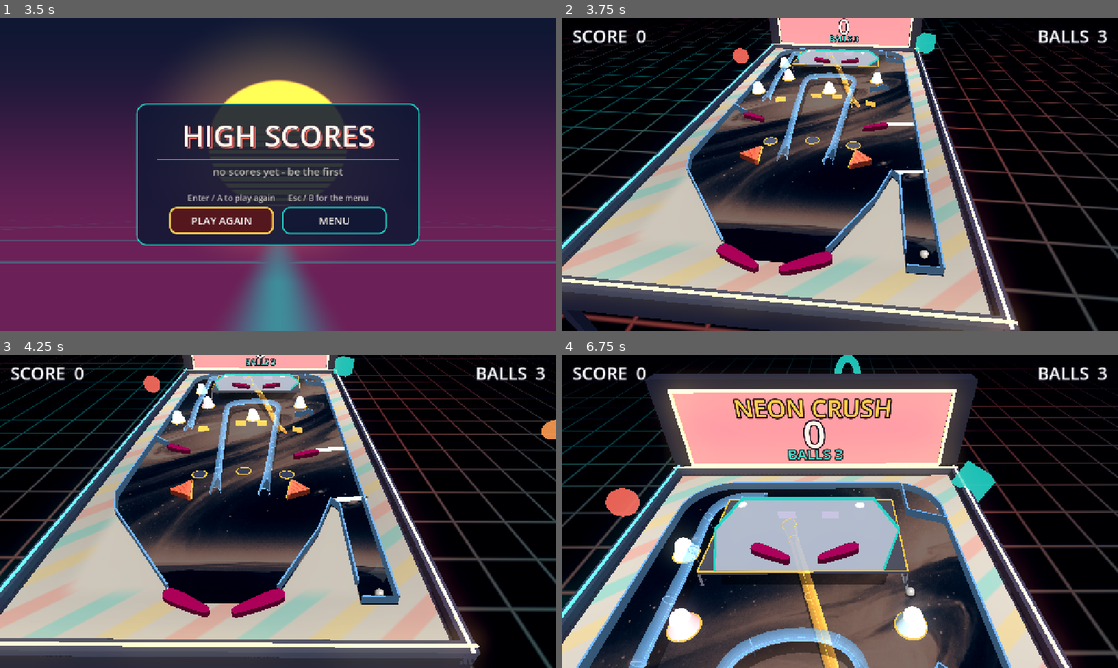
Above: before the commit, frames 1-4 (two rows, left to right).
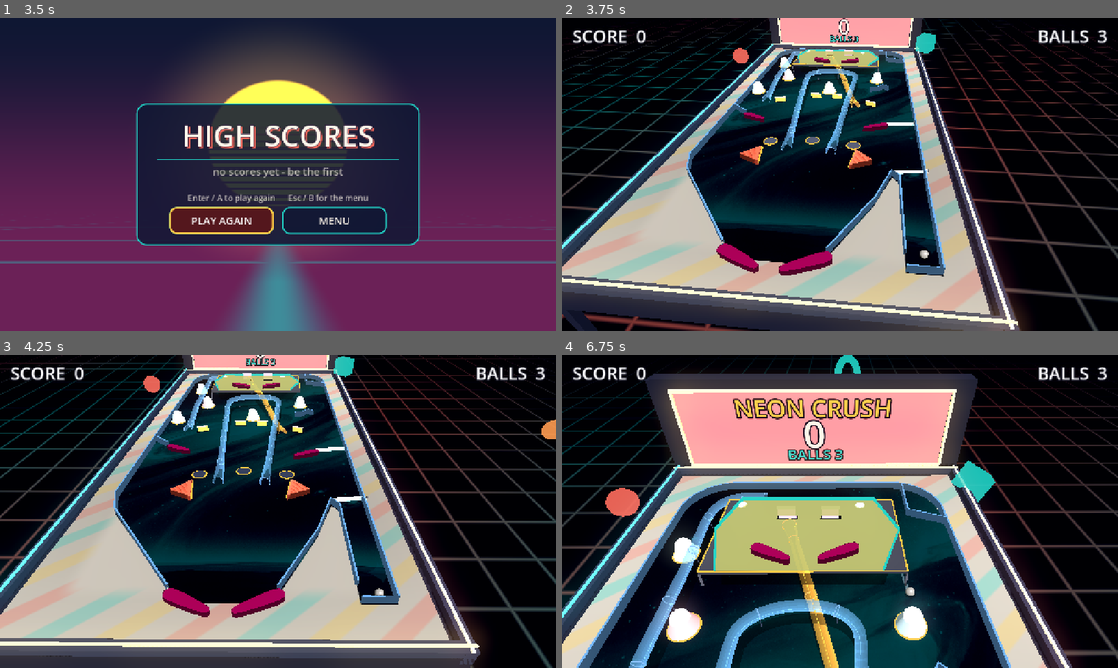
Above: after the commit, the same moments.

Repository: eddieedease/gdpb
Game: Godot game, scene res://scenes/table_select.tscn
The game is run twice, just before and just after one commit, with the same random seed, the same clock (stepped at 60 frames per second) and the same inputs. Sound files missing from this copy of the repository are replaced by a short silence.
Inputs:
- Up to frame 1 (3.5 s): hold E (nudge_right) 0.53-1.28 s; tap Backspace at 0.6, 1.35, 2.85 s; hold Down (ui_down) 1.28-2.03 s; hold E (nudge_right) 2.03-2.78 s; hold Space (launch) 2.03-2.78 s; hold Up (ui_up) from 2.78 s (still down)
- Up to frame 2 (3.75 s): release Up (ui_up) at 3.5 s; click "PLAY AGAIN" at 3.5 s
- Up to frame 3 (4.25 s): no input
- Up to frame 4 (6.75 s): hold Space (launch) 4.28-5.03 s; hold A (flipper_left) 4.28-5.78 s; tap Backspace at 5.1, 6.6 s; hold Down (ui_down) 5.78-6.53 s; hold Space (launch) 5.78-6.53 s; hold E (nudge_right) from 6.53 s (still down)

Frame 1 is identical in both runs. In frame 2, 10% of the frame differs, in the area x 23-68%, y 10-76%; in frame 3, 11%; in frame 4, 21%, in the area x 5-74%, y 42-100%.

Commit message:
Make the deck's drop targets readable from across the table
The upper deck sits far up the table and is viewed at a much shallower angle
than the main playfield, so a plate sized for down there shrank to a sliver and
a pale one vanished into a bright deck floor entirely.

Deck targets now stand taller than playfield ones, every target gets a hot lit
cap along its top edge, and each sits in a dark socket on the board - so a
target has local contrast whatever colour the surface under it happens to be.

Co-Authored-By: Claude Sonnet 5 <noreply@anthropic.com>

Diff:
--- a/scenes/advanced_table.tscn
+++ b/scenes/advanced_table.tscn
@@ -63,7 +63,7 @@
 launch_max_speed = 4000.0
 
 [node name="PlayfieldArt" type="Sprite2D" parent="." unique_id=800000010]
-modulate = Color(0.50209415, 0.50209415, 0.50209415, 1)
+modulate = Color(0.027432038, 0.28667977, 0.3507347, 1)
 z_index = -100
 texture_filter = 1
 position = Vector2(110, 112.00001)
@@ -223,7 +223,7 @@
 rotation = -0.12
 
 [node name="ExampleRail" parent="." unique_id=689590988 instance=ExtResource("16_rail")]
-position = Vector2(511, 1633)
+position = Vector2(511, 1545)
 rotation = -1.0062875
 scale = Vector2(1.0395514, 1.1361759)
 curve = SubResource("Curve2D_jqx0o")
--- a/scenes/deck.tscn
+++ b/scenes/deck.tscn
@@ -15,7 +15,7 @@
 [node name="DeckBounds" type="Polygon2D" parent="." unique_id=1223689232]
 position = Vector2(-35.318134, 0)
 scale = Vector2(1.0367132, 1)
-color = Color(0.7852562, 0.82932526, 0.9058242, 0.92156863)
+color = Color(0.8428533, 0.8534456, 0.47681338, 0.92156863)
 polygon = PackedVector2Array(390, 440, 652.60876, 439.99994, 890, 440, 962, 624, 890, 810, 390, 810, 337.9123, 617)
 
 [node name="DeckFlipperLeft" parent="." unique_id=497919988 instance=ExtResource("1_fl")]
--- a/scripts/crush_view.gd
+++ b/scripts/crush_view.gd
@@ -118,6 +118,8 @@
 ## How deep a drop target's plate is - deliberately thin, it is a standing
 ## card the ball knocks flat, not a block.
 @export var target_thickness := 0.055
+## Deck targets stand taller - they are far up the table and seen steeply.
+@export var deck_target_height := 0.48
 @export var bumper_height := 0.42
 @export var slingshot_height := 0.26
 @export var gate_height := 0.20
@@ -1230,7 +1232,10 @@
 ## which is what a drop target physically does, and impossible to read from a
 ## flat rectangle that simply blinks out.
 func _build_target_visuals() -> void:
-	for tier in [[_vp_top, 0.0], [_vp_deck, deck_height]]:
+	# The deck's targets get their own, taller height: they sit much further up
+	# the table and are viewed from a steeper angle, so a plate sized for the
+	# main playfield shrinks to a sliver up there.
+	for tier in [[_vp_top, 0.0, target_height], [_vp_deck, deck_height, deck_target_height]]:
 		var vp: SubViewport = tier[0]
 		var base_h: float = tier[1]
 		for t in _descendants(vp):
@@ -1248,7 +1253,7 @@
 				# Claim the flat art, so the target's own reset doesn't turn it
 				# back on underneath the plate we're about to build.
 				t.set_meta("visual_owned_by_3d", true)
-			var height := target_height
+			var height: float = tier[2]
 			var mesh := MeshInstance3D.new()
 			var box := BoxMesh.new()
 			# A drop target is a thin upright PLATE, not a block. Taking the
@@ -1262,16 +1267,56 @@
 			mat.roughness = 0.4
 			mat.emission_enabled = true
 			mat.emission = col
-			mat.emission_energy_multiplier = 0.5
+			mat.emission_energy_multiplier = 0.9
 			mesh.material_override = mat
 			add_child(mesh)
+
+			# A lit cap along the top edge. The upper deck is viewed from a much
+			# steeper angle than the main playfield, where an upright plate
+			# foreshortens to almost nothing - a bright top FACE is the part
+			# still facing the camera up there, and it's what makes the target
+			# readable at all.
+			var cap := MeshInstance3D.new()
+			var cb := BoxMesh.new()
+			cb.size = Vector3(size2.x / PX_PER_M * 1.04, 0.035, target_thickness * 2.2)
+			cap.mesh = cb
+			var capmat := StandardMaterial3D.new()
+			capmat.shading_mode = BaseMaterial3D.SHADING_MODE_UNSHADED
+			# Near-white on purpose: a lightened tint of the plate's own colour
+			# barely separated from it. A hot edge reads against any playfield
+			# or deck colour underneath.
+			capmat.albedo_color = col.lightened(0.85)
+			capmat.transparency = BaseMaterial3D.TRANSPARENCY_ALPHA
+			capmat.emission_enabled = true
+			capmat.emission = col.lightened(0.7)
+			capmat.emission_energy_multiplier = 3.0
+			cap.material_override = capmat
+			cap.position = Vector3(0, height * 0.5, 0)
+			mesh.add_child(cap)
+
+			# A dark socket slot on the floor at the target's base. Real drop
+			# targets sit in a recess, and it gives the plate local contrast
+			# against whatever colour the board or deck happens to be - the deck
+			# floor in particular can be bright enough to swallow a pale target.
+			# NOT parented to the plate: the slot stays put when it drops.
+			var slot := MeshInstance3D.new()
+			var sb := BoxMesh.new()
+			sb.size = Vector3(size2.x / PX_PER_M * 1.18, 0.014, target_thickness * 3.4)
+			slot.mesh = sb
+			var slotmat := StandardMaterial3D.new()
+			slotmat.shading_mode = BaseMaterial3D.SHADING_MODE_UNSHADED
+			slotmat.albedo_color = Color(0.04, 0.04, 0.07)
+			slot.material_override = slotmat
+			add_child(slot)
 			# Anchored to the COLLISION shape, not the body: the shape can be
 			# offset from its parent in the editor (moving a target's children
 			# rather than the target itself), and taking the body's position
 			# then floats the block away from where the target really is.
 			var w := _table_to_world(cs.global_position)
+			slot.position = Vector3(w.x, base_h + 0.008, w.z)
+			slot.rotation.y = -cs.global_rotation
 			_targets.append({
-				"node": t, "mesh": mesh, "mat": mat,
+				"node": t, "mesh": mesh, "mat": mat, "capmat": capmat,
 				"xz": Vector2(w.x, w.z),
 				"up_y": base_h + height * 0.5,
 				"down_y": base_h - height * 0.75,
@@ -1829,6 +1874,9 @@
 		var k: float = clampf((y - t["down_y"]) / span, 0.0, 1.0)
 		var mat: StandardMaterial3D = t["mat"]
 		mat.albedo_color.a = k
+		var capmat: StandardMaterial3D = t["capmat"]
+		capmat.albedo_color.a = k
+		capmat.emission_energy_multiplier = 3.0 * k
 		if down and k < 0.06:
 			mesh.visible = false
 		else:
